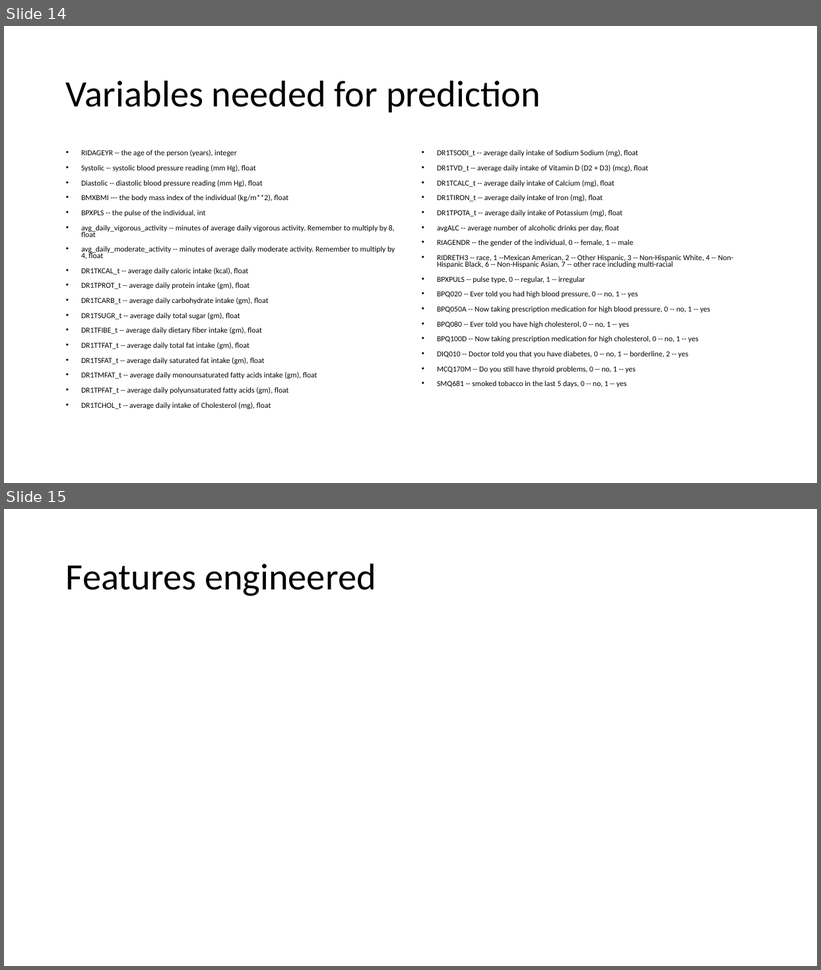
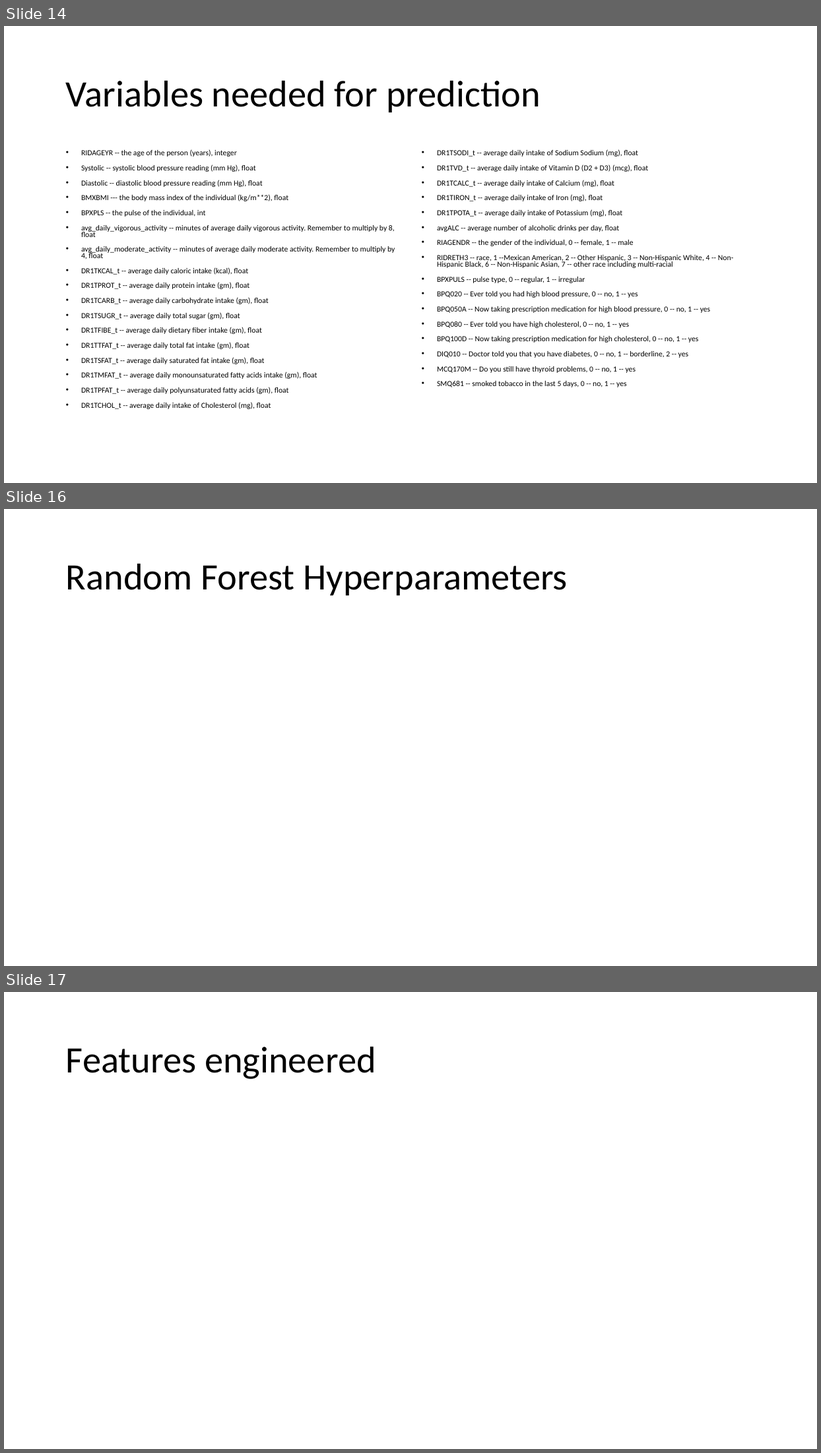
Before and after one commit to mathisme/ThinkfulDSFinalCapstone, a slide deck: Presentation.pptx. Shown one above the other, each under a label of ours: slides 14 and 15 before the commit, slides 14, 16 and 17 after it; the slides between them are not shown. The pictures are 821x970 and 821x1453 pixels, drawn with LibreOffice and Linux fonts; fonts in the diff are those of the drawing. Boxes give left, top, right and bottom in pixels: in the first picture for what was removed or moved away, otherwise in the second. Text is boxed around its words. In the diff, an @@ line names an element or a change of style, - is before the commit and + after.

```diff
--- a/Presentation.pptx
+++ b/Presentation.pptx
@@ slide 16 added at <box>4,509,817,966</box>, background #FFFFFF @@
@@ title added at <box>66,563,568,595</box>, 44 pt, text #000000 @@
+Random Forest Hyperparameters
@@ what was slide 15 is now slide 17 @@
```
Also in this commit, not shown: 2 slides changed, 1 other slide added, 1 other file.
